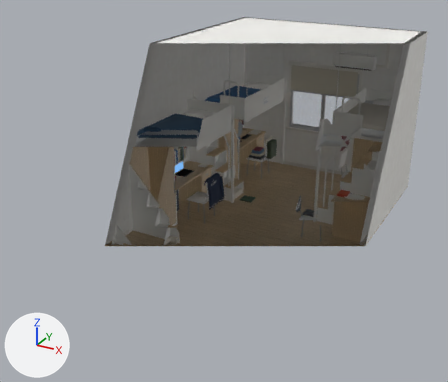
The glTF model assets/models/env/second_ai/dorm_room4.glb: old version first, new version second.
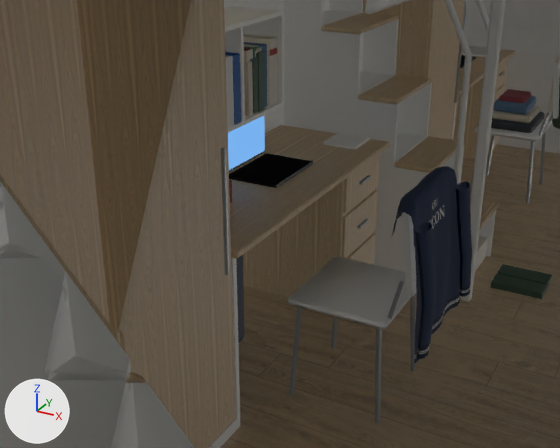
There are two pictures of each version: one whole from a 50 mm lens placed at (4.68, -9.77, 5.5), pointed at (-0.39, -0.56, 0.9), one close up from a 50 mm lens placed at (-0.09, -2.69, 1.92), pointed at (-1.36, -0.37, 0.76). Arrows for +X, +Y and +Z are at lower left; the lights stay in place. The older version's two pictures come first. Everything nearer to the camera than a plane just in front of the edit is cut away. Where no turn or scale is listed for an object, it has been applied to the vertices.

The first close-up shows 'JACKET_CHAIR_cloth', 'WALL_back_wall', 'Y203_YUTING_items', 'Y412_WEILUN_items', 'Y507_YUTING_black', 'Y507_YUTING_items', 'dorm_chair_white', 'dorm_floor', 'dorm_frame_white', 'dorm_items', 'dorm_metal', 'dorm_wood' and 8 more.
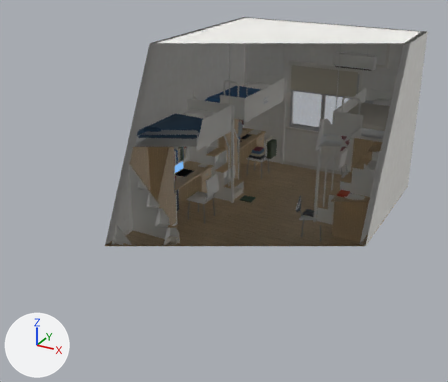
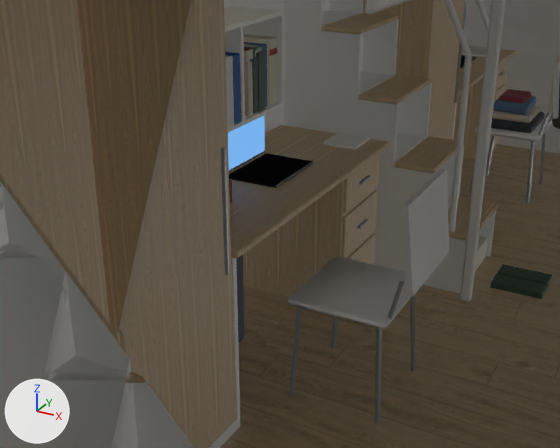
Edits to the bpy script that builds the scene:
```text
Remove ob_jacket_chair_cloth:
    ob_jacket_chair_cloth = bpy.data.objects.new('JACKET_CHAIR_cloth', me_jacket_chair_cloth)
    ob_jacket_chair_cloth.location = (0.0, 0.0, 0.0)
```

Location of each change, (x1, y1, x2, y2) in pixels of the close-ups (560 x 448 px):
'JACKET_CHAIR_cloth', deleted
    before: (392, 166, 472, 364)
